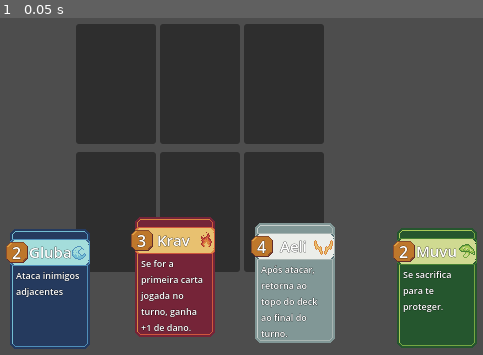
Above: before the commit, frame 1.
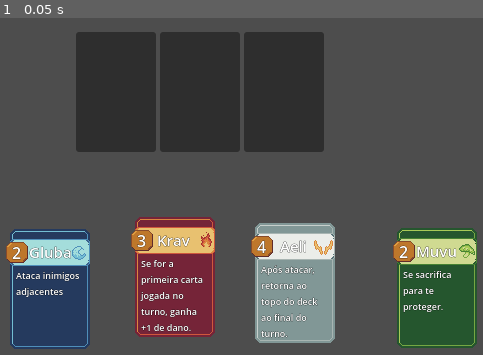
Above: after the commit, the same moment.

Repository: JonathanGoveira/CardGameTemplateGodot
Game: Godot game, scene res://scenes/battle_scene.tscn
Same seed, same stepped clock (60 frames per second), same inputs: the game is played once before the commit and once after it.
Inputs:
- Up to frame 1 (0.05 s): no input

The runs differ from the first frame. In frame 1, 15% of the frame differs, in the area x 15-68%, y 1-76%.

Commit message:
create drag and drop

Diff:
--- a/cardgametemplate/scenes/battle/board.tscn
+++ b/cardgametemplate/scenes/battle/board.tscn
@@ -1,8 +1,12 @@
-[gd_scene format=3 uid="uid://dkuk5uaw56b8f"]
+[gd_scene load_steps=3 format=3 uid="uid://dkuk5uaw56b8f"]
+
+[ext_resource type="Script" uid="uid://c0giw7bs8lw4i" path="res://scripts/batlle/board.gd" id="1_qmi5o"]
+[ext_resource type="PackedScene" uid="uid://iuhxsai47yro" path="res://scenes/battle/slot.tscn" id="1_yb8wc"]
 
 [node name="Board" type="Control"]
 layout_mode = 3
 anchors_preset = 0
+script = ExtResource("1_qmi5o")
 
 [node name="Margin" type="MarginContainer" parent="."]
 layout_mode = 0
@@ -15,41 +19,20 @@
 [node name="EnemyRow" type="HBoxContainer" parent="Margin/Layout"]
 layout_mode = 2
 
-[node name="Slot1" type="Panel" parent="Margin/Layout/EnemyRow"]
-custom_minimum_size = Vector2(80, 120)
-layout_mode = 2
-mouse_default_cursor_shape = 3
-
-[node name="Slot2" type="Panel" parent="Margin/Layout/EnemyRow"]
-custom_minimum_size = Vector2(80, 120)
-layout_mode = 2
-mouse_default_cursor_shape = 3
-
-[node name="Slot3" type="Panel" parent="Margin/Layout/EnemyRow"]
-custom_minimum_size = Vector2(80, 120)
-layout_mode = 2
-mouse_default_cursor_shape = 3
-
 [node name="Margin" type="MarginContainer" parent="Margin/Layout"]
 layout_mode = 2
 
 [node name="PlayerRow" type="HBoxContainer" parent="Margin/Layout"]
 layout_mode = 2
 
-[node name="Slot1" type="Panel" parent="Margin/Layout/PlayerRow"]
-custom_minimum_size = Vector2(80, 120)
+[node name="Slot" parent="Margin/Layout/PlayerRow" instance=ExtResource("1_yb8wc")]
 layout_mode = 2
-mouse_default_cursor_shape = 2
 
-[node name="Slot2" type="Panel" parent="Margin/Layout/PlayerRow"]
-custom_minimum_size = Vector2(80, 120)
+[node name="Slot2" parent="Margin/Layout/PlayerRow" instance=ExtResource("1_yb8wc")]
 layout_mode = 2
-mouse_default_cursor_shape = 2
 
-[node name="Slot3" type="Panel" parent="Margin/Layout/PlayerRow"]
-custom_minimum_size = Vector2(80, 120)
+[node name="Slot3" parent="Margin/Layout/PlayerRow" instance=ExtResource("1_yb8wc")]
 layout_mode = 2
-mouse_default_cursor_shape = 2
 
 [node name="PlayerCards" type="Node2D" parent="."]
 
--- /dev/null
+++ b/cardgametemplate/scenes/battle/slot.tscn
@@ -0,0 +1,16 @@
+[gd_scene load_steps=2 format=3 uid="uid://iuhxsai47yro"]
+
+[ext_resource type="Script" uid="uid://brvy8didbdb0s" path="res://scripts/batlle/slot.gd" id="1_q2d2s"]
+
+[node name="Slot" type="Control"]
+custom_minimum_size = Vector2(80, 120)
+layout_mode = 3
+anchors_preset = 0
+offset_right = 80.0
+offset_bottom = 120.0
+script = ExtResource("1_q2d2s")
+
+[node name="Panel" type="Panel" parent="."]
+layout_mode = 0
+offset_right = 80.0
+offset_bottom = 120.0
--- a/cardgametemplate/scenes/battle_scene.tscn
+++ b/cardgametemplate/scenes/battle_scene.tscn
@@ -19,19 +19,19 @@
 offset_right = 171.0
 offset_bottom = 25.0
 
+[node name="Krav" parent="." instance=ExtResource("2_rca61")]
+offset_left = 226.0
+offset_top = 218.0
+offset_right = 266.0
+offset_bottom = 258.0
+dados = ExtResource("4_8qdv8")
+
 [node name="Gluba" parent="." instance=ExtResource("2_rca61")]
 offset_left = 101.0
 offset_top = 230.0
 offset_right = 141.0
 offset_bottom = 270.0
 dados = ExtResource("3_8qdv8")
-
-[node name="Krav" parent="." instance=ExtResource("2_rca61")]
-offset_left = 226.0
-offset_top = 218.0
-offset_right = 266.0
-offset_bottom = 258.0
-dados = ExtResource("4_8qdv8")
 
 [node name="Aeli" parent="." instance=ExtResource("2_rca61")]
 offset_left = 346.0
--- a/cardgametemplate/scenes/cards/card_base.tscn
+++ b/cardgametemplate/scenes/cards/card_base.tscn
@@ -17,16 +17,19 @@
 outline_color = Color(0, 0, 0, 1)
 
 [node name="CardBase" type="Control"]
+custom_minimum_size = Vector2(80, 120)
 layout_mode = 3
 anchors_preset = 0
 offset_right = 40.0
 offset_bottom = 40.0
+mouse_default_cursor_shape = 2
 script = ExtResource("1_gqcvk")
 
 [node name="TextureRect" type="TextureRect" parent="."]
 layout_mode = 0
 offset_right = 40.0
 offset_bottom = 40.0
+mouse_filter = 2
 
 [node name="nome" type="Label" parent="."]
 layout_mode = 0
--- /dev/null
+++ b/cardgametemplate/scripts/batlle/board.gd
@@ -0,0 +1,6 @@
+extends Control
+
+func _ready():
+	# Aqui você vai futuramente instanciar cartas da mão
+	# e permitir que elas sejam arrastadas até os slots.
+	pass
--- /dev/null
+++ b/cardgametemplate/scripts/batlle/slot.gd
@@ -0,0 +1,18 @@
+extends Control
+
+func _ready() -> void:
+	mouse_filter = Control.MOUSE_FILTER_STOP
+	$Panel.mouse_filter = MOUSE_FILTER_IGNORE
+
+func _can_drop_data(_position, data) -> bool:
+	#print("can_drop_data chamado no slot: ", name)
+	return data is CardBase
+
+func _drop_data(_position, data):
+	print("Drop detectado no slot: ", name)
+
+	if data.get_parent():
+		data.get_parent().remove_child(data)
+
+	add_child(data)
+	data.position = Vector2.ZERO
--- a/cardgametemplate/scripts/cards/card_base.gd
+++ b/cardgametemplate/scripts/cards/card_base.gd
@@ -1,5 +1,4 @@
 extends Control
-
 class_name CardBase
 
 @export var dados: CardData
@@ -9,6 +8,15 @@
 func _ready() -> void:
 	atualizar_ui()
 
+	# Garante que o node detecta cliques
+	mouse_filter = Control.MOUSE_FILTER_STOP
+
+	# Faz os filhos visuais ignorarem o clique
+	$TextureRect.mouse_filter = Control.MOUSE_FILTER_IGNORE
+	$nome.mouse_filter = Control.MOUSE_FILTER_IGNORE
+	$dano.mouse_filter = Control.MOUSE_FILTER_IGNORE
+	$descricaoDom.mouse_filter = Control.MOUSE_FILTER_IGNORE
+
 func atualizar_ui():
 	if dados == null:
 		return
@@ -17,3 +25,19 @@
 	$nome.text = dados.nome
 	$dano.text = str(dados.dano_base)
 	$descricaoDom.text = dados.descricao_dom
+
+# Início do drag
+func _get_drag_data(at_position: Vector2) -> Variant:
+	print("Iniciando drag da carta: ", dados.nome)
+
+	var preview = duplicate()
+	preview.modulate = Color(1, 1, 1, 0.6)
+	set_drag_preview(preview)
+	return self
+
+# Obrigatório mesmo que não use
+func _can_drop_data(_position, data):
+	return false
+
+func _drop_data(_position, data):
+	pass
Not shown, added: cardgametemplate/scripts/batlle/board.gd.uid
Not shown, added: cardgametemplate/scripts/batlle/slot.gd.uid
